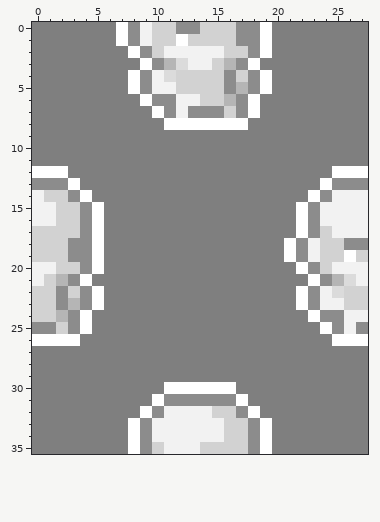
Edited in one commit: pixel-art sprite (frontend/web/img/background.png). Above: the version before the commit.
The file is 224x288 pixels, drawn in blocks of 8x8; one block is one cell here.
And afterwards:
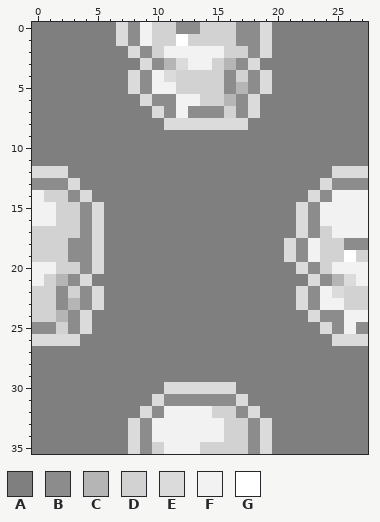
Palette (. is transparent): A #7f7f7f  B #8c8c8c  C #b5b5b5  D #d2d2d2  E #dbdbdb  F #f2f2f2  G #ffffff
What changed:
y 0..1: x 7 G -> E; x 19 G -> E
y 2: x 8 G -> E; x 19 G -> E
y 3: x 9 G -> E; x 18 G -> E
y 4..5: x 8 G -> E; x 19 G -> E
y 6: x 9 G -> E; x 18 G -> E
y 7: x 10 G -> E; x 18 G -> E
y 8: x 11..17 GGGGGGG -> EEEEEEE
y 12: x 0..2 GGG -> EEE; x 25..27 GGG -> EEE
y 13: x 3 G -> E; x 24 G -> E
y 14: x 4 G -> E; x 23 G -> E
y 15..17: x 5 G -> E; x 22 G -> E
y 18..19: x 5 G -> E; x 21 G -> E
y 20: x 5 G -> E; x 22 G -> E
y 21: x 4 G -> E; x 23 G -> E
y 22..23: x 5 G -> E; x 22 G -> E
y 24: x 4 G -> E; x 23 G -> E
y 25: x 4 G -> E; x 24 G -> E
y 26: x 0..3 GGGG -> EEEE; x 25..27 GGG -> EEE
y 30: x 11..16 GGGGGG -> EEEEEE
y 31: x 10 G -> E; x 17 G -> E
y 32: x 9 G -> E; x 18 G -> E
y 33..35: x 8 G -> E; x 19 G -> E
Pixel boxes of the changes (left, top, right, bottom) in both pictures:
changed: (116, 22, 272, 130)
changed: (32, 166, 104, 346)
changed: (284, 166, 368, 346)
changed: (128, 382, 272, 454)
